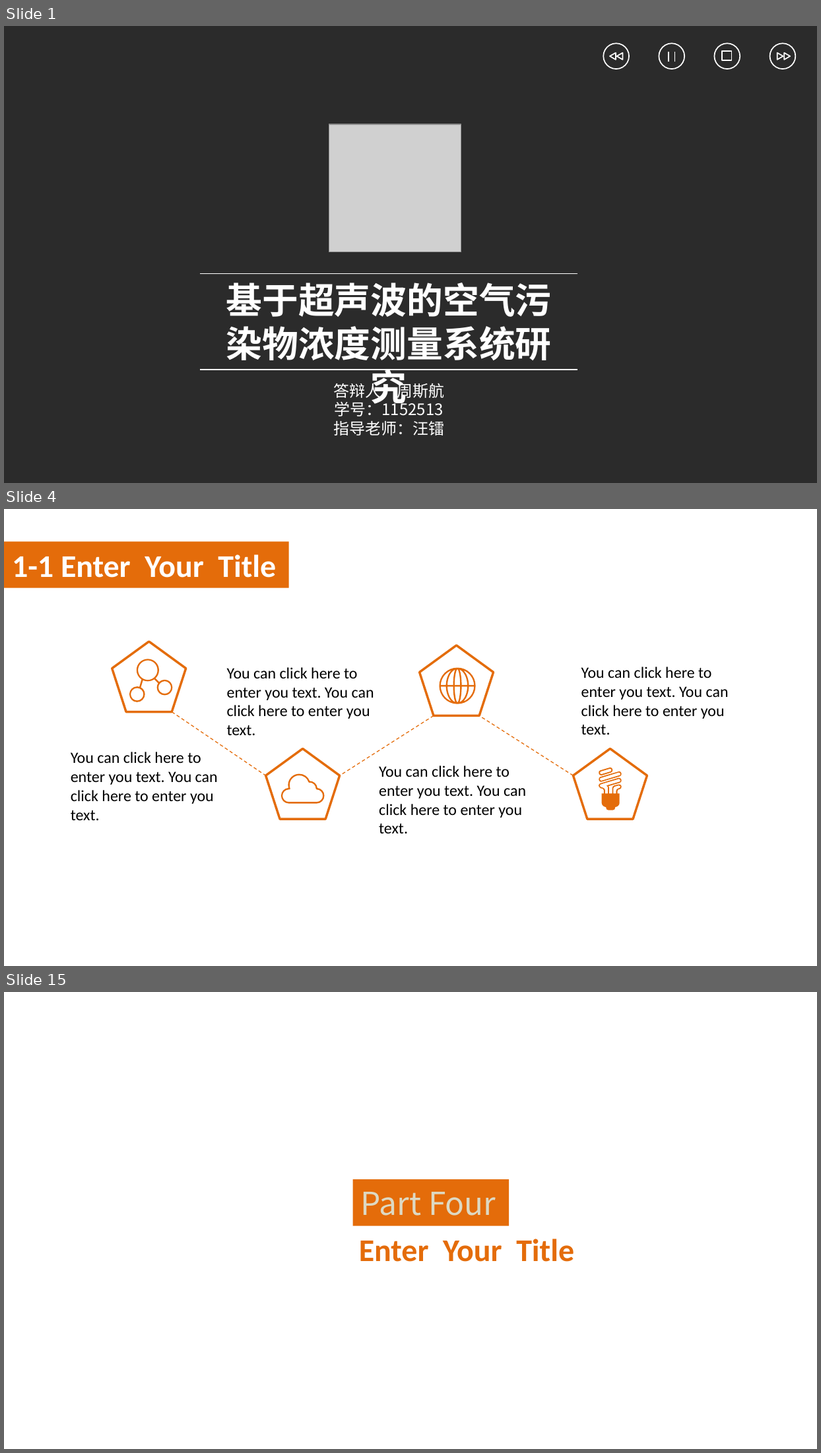
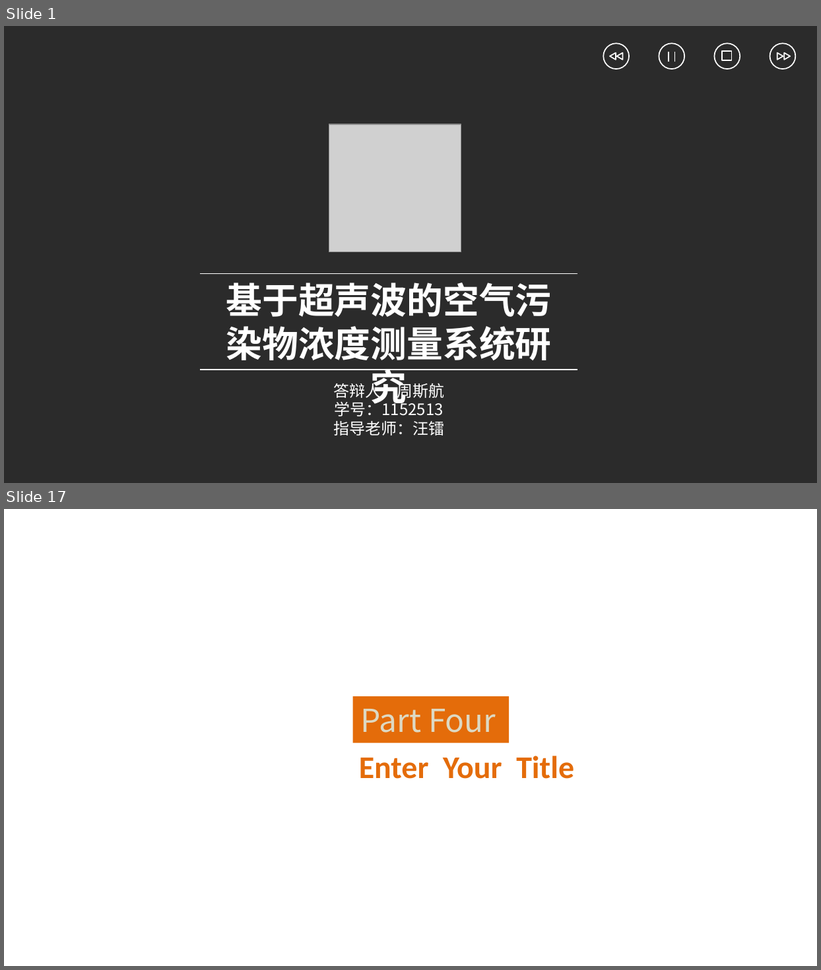
Before and after one commit to PaulingZhou/GraduationDesign, a slide deck: 答辩ppt.pptx. Shown one above the other, each under a label of ours: slides 1, 4 and 15 before the commit, slides 1 and 17 after it; the slides between them are not shown. The pictures are 821x1453 and 821x970 pixels, drawn with LibreOffice and Linux fonts; fonts in the diff are those of the drawing; grey boxes stand for pictures; background and template pictures are left out; a plain dark background stands for a picture behind light text. Boxes give left, top, right and bottom in pixels: in the first picture for what was removed or moved away, otherwise in the second. Text is boxed around its words. In the diff, an @@ line names an element or a change of style, - is before the commit and + after.

```diff
--- a/答辩ppt.pptx
+++ b/答辩ppt.pptx
@@ slide 4 removed at (x1=4, y1=509, x2=817, y2=966), background picture (left out) @@
@@ rectangle removed at (x1=4, y1=541, x2=288, y2=588) @@
@@ rectangle removed at (x1=4, y1=565, x2=817, y2=930) @@
@@ text removed at (x1=12, y1=555, x2=276, y2=578) @@
-1-1 Enter Your Title
@@ pentagon removed at (x1=112, y1=642, x2=186, y2=712) @@
@@ pentagon removed at (x1=420, y1=646, x2=494, y2=716) @@
@@ freeform shape removed at (x1=129, y1=659, x2=172, y2=702) @@
@@ text removed at (x1=582, y1=667, x2=729, y2=735) @@
-You can click here to enter you text. You can click here to enter you text.
@@ text removed at (x1=227, y1=667, x2=374, y2=735) @@
-You can click here to enter you text. You can click here to enter you text.
@@ freeform shape removed at (x1=439, y1=667, x2=476, y2=704) @@
@@ line removed from (172, 712) to (266, 776) @@
@@ line removed from (433, 716) to (340, 776) @@
@@ line removed from (573, 776) to (480, 716) @@
@@ text removed at (x1=71, y1=752, x2=218, y2=821) @@
-You can click here to enter you text. You can click here to enter you text.
@@ pentagon removed at (x1=266, y1=749, x2=340, y2=820) @@
@@ text removed at (x1=379, y1=766, x2=526, y2=834) @@
-You can click here to enter you text. You can click here to enter you text.
@@ pentagon removed at (x1=573, y1=749, x2=648, y2=820) @@
@@ freeform shape removed at (x1=281, y1=774, x2=324, y2=804) @@
@@ freeform shape removed at (x1=599, y1=768, x2=622, y2=811) @@
@@ what was slide 15 is now slide 17 @@
```
Also in this commit, not shown: 13 slides changed, 6 slides added, 3 other slides removed, 16 other files.
